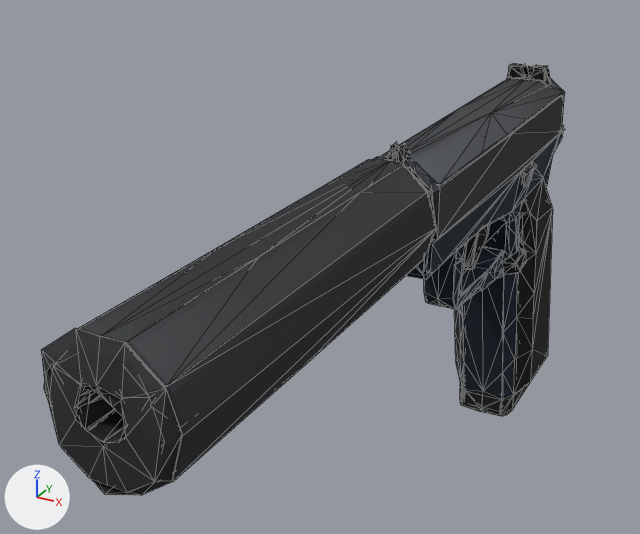
Two versions of the glTF model assets/weapons/pistol.glb, one commit apart.
One viewpoint serves both versions: a camera (50 mm lens) standing at (0.182, -0.438, 0.262) and looking at (-0.056, -0.006, 0.046). Lighting does not change. The marker at lower left points along +X, +Y and +Z. The first picture is the older version. Mesh edges are drawn as thin lines. Where no turn or scale is listed for an object, it has been applied to the vertices. Vertices at exactly the same position are counted once.

The older version as bpy lines, for what is in view:
```python
me_mesh_0 = bpy.data.meshes.new('Mesh_0')
me_mesh_0.from_pydata(...)  # 2946 vertices, 2200 faces; spans x -0.033..0.033, y -0.259..0.261, z -0.137..0.137
me_mesh_0.materials.append(mat_material_0)  # picture img_image_1
ob_geometry_0 = bpy.data.objects.new('geometry_0', me_mesh_0)
ob_geometry_0.location = (0.0, 0.0, 0.0)
```
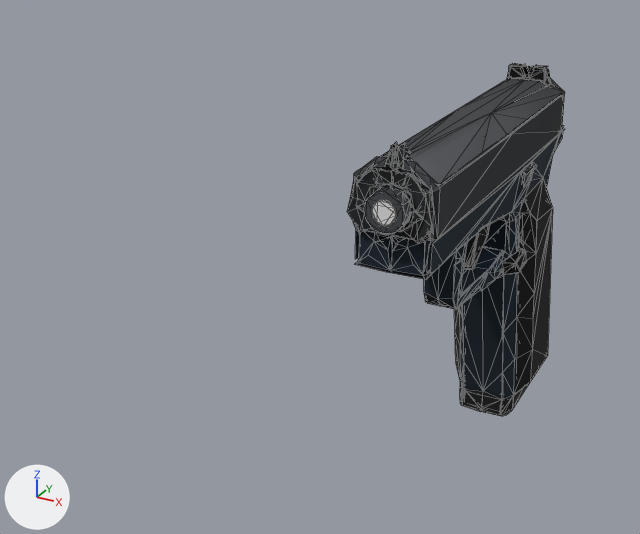
What the commit changed:
Material 'Muzzle bore' (mat_muzzle_bore) is new.
Its base color is (0.8, 0.8, 0.8) (white #e7e7e7).
Material 'Exposed barrel steel' (mat_exposed_barrel_steel) is new.
Its base color is (0.1, 0.11, 0.12) (dark grey #595d61).
Its metallic is 0.65.
Its roughness is 0.65.
me_mesh_0 is used by ob_geometry_0; location (0.0, 0.0, 0.0).
me_mesh_0 had 2946 vertices, 2200 faces and spanned x -0.033..0.033, y -0.259..0.261, z -0.137..0.137.
me_mesh_0 now has 2441 vertices, 1798 faces and spans x -0.033..0.033, y -0.032..0.261, z -0.137..0.137.
me_mesh_0 part 1: 52 loose pieces with 413 vertices, spanning x -0.03..0.03, y -0.259..-0.029, z 0.069..0.129, are deleted.
Part 2, on me_mesh_0:
92 vertices are removed from x -0.03..0.03, y -0.252..-0.028, z 0.072..0.129.
91 faces are deleted.
1 new face joins them.
Mesh me_cylinder_001 is new.
It is a 12-sided cylinder along y spanning x -0.0075..0.0075, y -0.0002..0.0002, z -0.0075..0.0075.
It uses material mat_muzzle_bore (white #e7e7e7).
Mesh me_cylinder is new.
It is a 12-sided cylinder along y spanning x -0.012..0.012, y -0.0045..0.0045, z -0.012..0.012.
It uses material mat_exposed_barrel_steel (dark grey #595d61).
Object 'Dark barrel bore' (ob_dark_barrel_bore) is new; it shows me_cylinder_001.
Its location is (0.0, -0.0377, 0.101).
Object 'Unsuppressed muzzle' (ob_unsuppressed_muzzle) is new; it shows me_cylinder.
Its location is (0.0, -0.033, 0.101).

Where the change shows, as pixel boxes [x1, y1, x2, y2] in the pictures (640 x 534 px):
'geometry_0', reshaped (58% narrower, 18% shorter): before [41, 63, 565, 496]; after [347, 63, 565, 416]
'Unsuppressed muzzle', added: after [364, 188, 412, 234]
'Dark barrel bore', added: after [371, 200, 397, 227]
part 1 of me_mesh_0, deleted: before [41, 173, 429, 496]
part 2 of me_mesh_0, cut back: before [44, 159, 437, 481]
